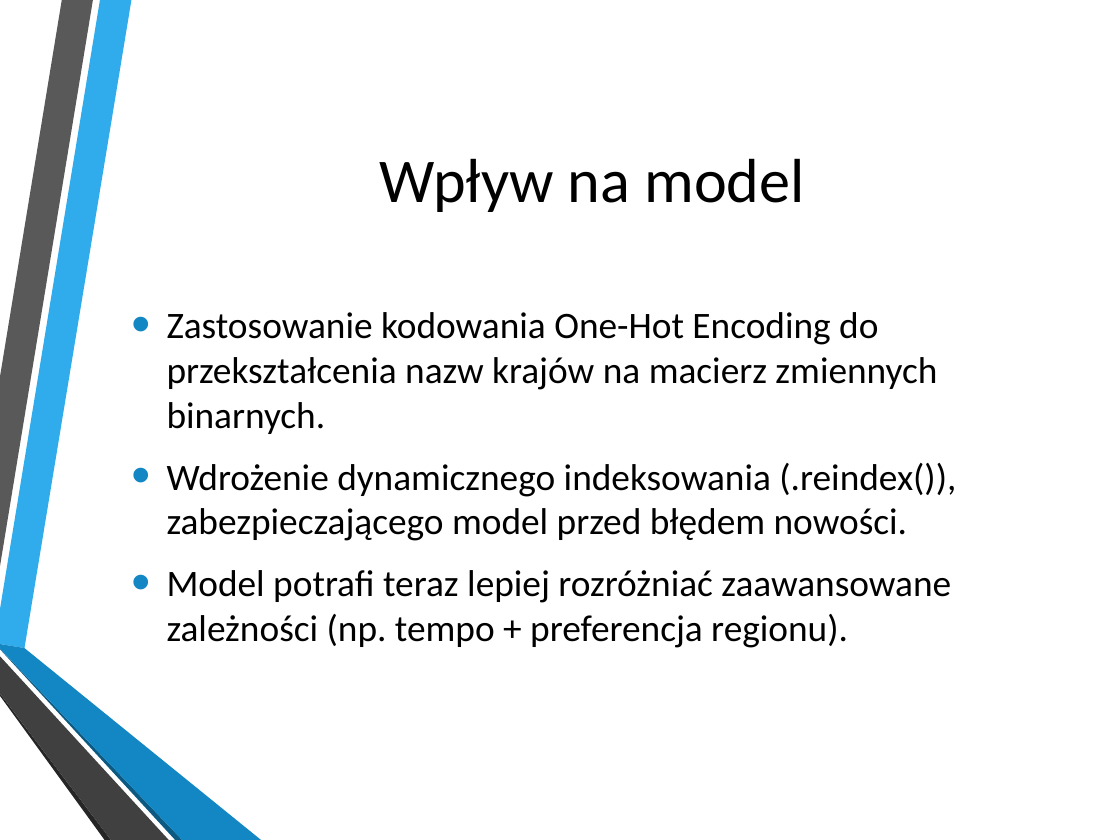
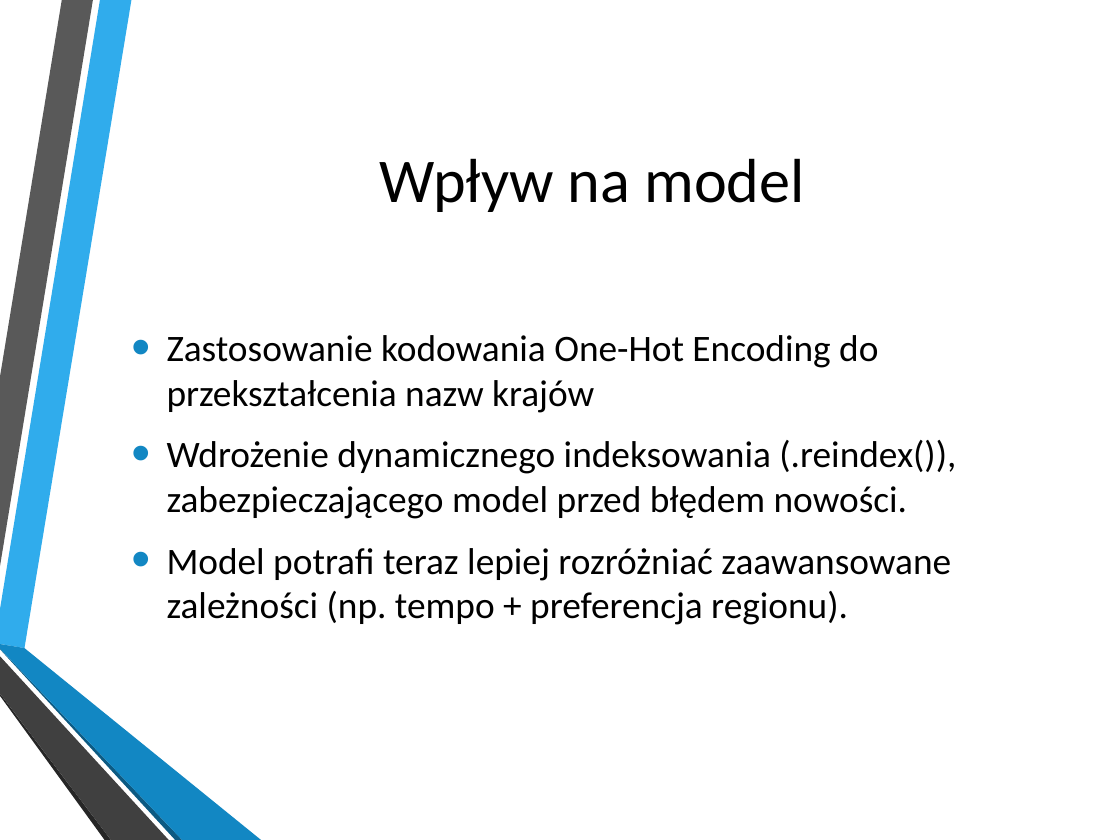
Before and after one commit to Narrovv/Projekt-Eksploracja-Danych, a slide deck: slide 3 of Iteracja_2.pptx. Drawn at 1120x840 pixels with LibreOffice and Linux fonts; fonts in the diff are those of the drawing; background and template pictures are left out. Boxes give left, top, right and bottom in pixels: in the first picture for what was removed or moved away, otherwise in the second. Text is boxed around its words. In the diff, an @@ line names an element or a change of style, - is before the commit and + after.

```diff
--- a/Iteracja_2.pptx
+++ b/Iteracja_2.pptx
@@ text at [167,335,878,413]: text changed @@
-• Zastosowanie kodowania One-Hot Encoding do przekształcenia nazw krajów na macierz zmiennych binarnych.
+• Zastosowanie kodowania One-Hot Encoding do przekształcenia nazw krajów
```
Also in this commit, not shown: 1 other file.
